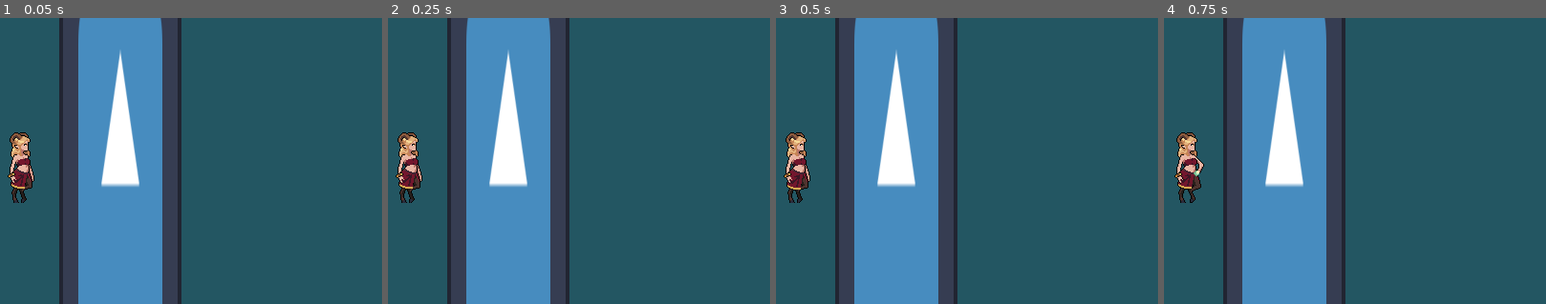
Above: before the commit, frames 1-4 (left to right).
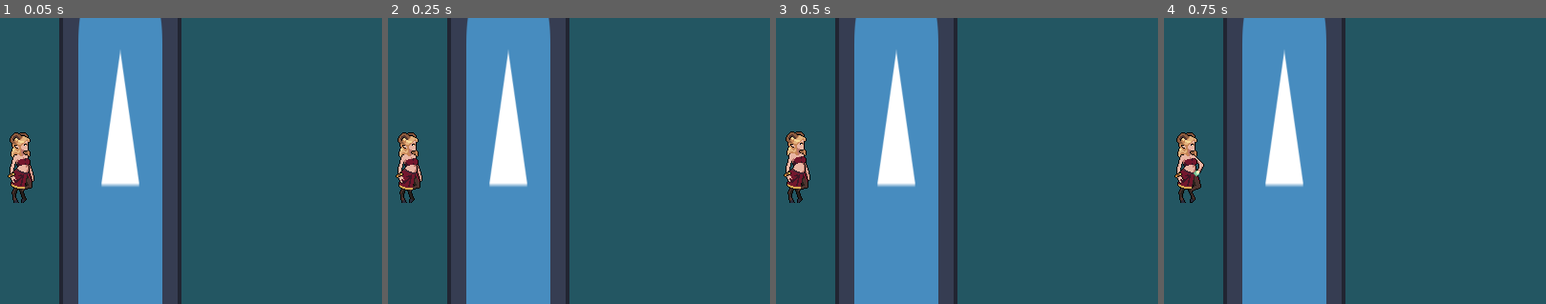
Above: after the commit, the same moments.

Repository: arko-poet/godot-games
Game: Godot game, scene res://main.tscn
Same seed, same stepped clock (60 frames per second), same inputs: the game is played once before the commit and once after it. The engine's default icon, where the game draws it, is replaced by a stand-in: a white triangle on a blue panel in a dark square.
Inputs (mouse positions are % of the whole screen's width and height, from its top left):
- Up to frame 1 (0.05 s): no input
- Up to frame 2 (0.25 s): no input
- Up to frame 3 (0.5 s): no input
- Up to frame 4 (0.75 s): move the mouse to (72, 45) at 0.52 s; hold D (move_right) from 0.53 s (still down); click (72, 45) at 0.6 s
The pictures show only the part of the screen within x 24-74%, y 22-72%; the shares and areas given below are measured in that part.

Frame 1 is identical in both runs. In frame 2, less than 0.1% of the frame differs, in the area x 2-7%, y 47-61%; in frame 3, 0.4%, in the area x 2-9%, y 39-61%; in frame 4, nothing differs.

Commit message:
fix: scale attack animation instead of everything

Diff:
--- a/last_stand/player.gd
+++ b/last_stand/player.gd
@@ -15,6 +15,7 @@
 func _physics_process(_delta) -> void:
 	if not is_attacking:
 		if Input.is_action_just_pressed("attack"):
+			$Sprite.speed_scale = Global.cast_speed
 			$Sprite.animation = "attack"
 			is_attacking = true
 			projectile_direction = Vector2(get_global_mouse_position() - position).normalized()
@@ -35,6 +36,7 @@
 				$Sprite.flip_h = true
 
 			velocity = movement_direction.normalized() * PLAYER_SPEED
+			$Sprite.speed_scale = 1.0
 			if movement_direction == Vector2.ZERO:
 				$Sprite.animation = "idle"
 			else:
